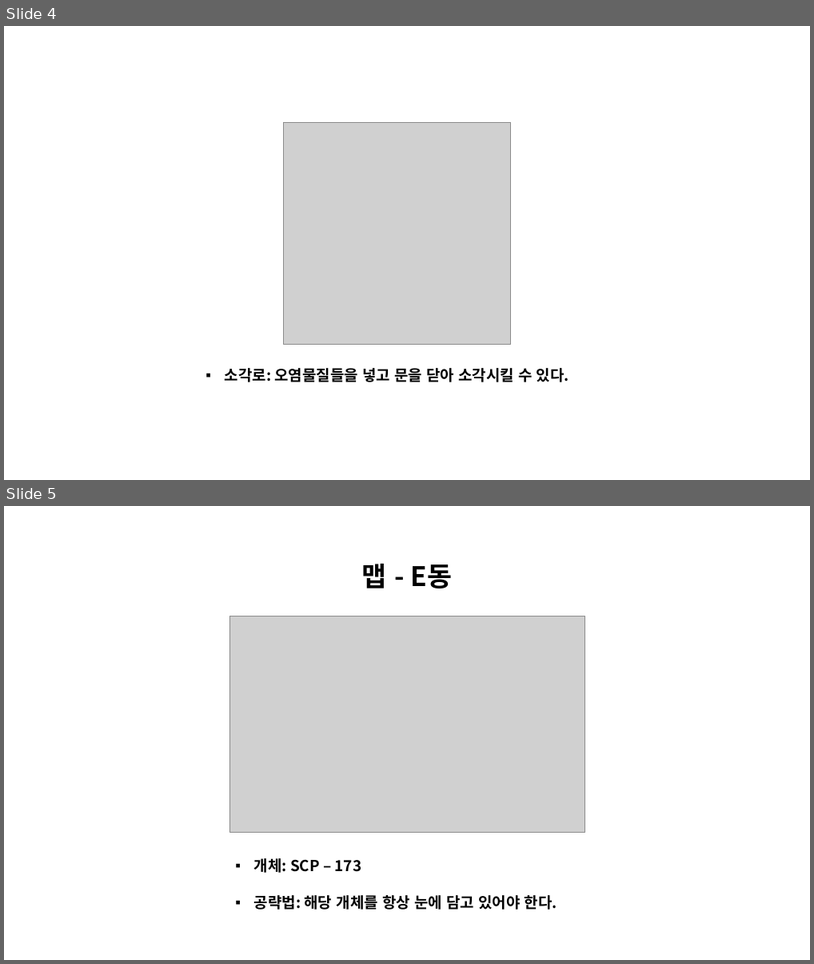
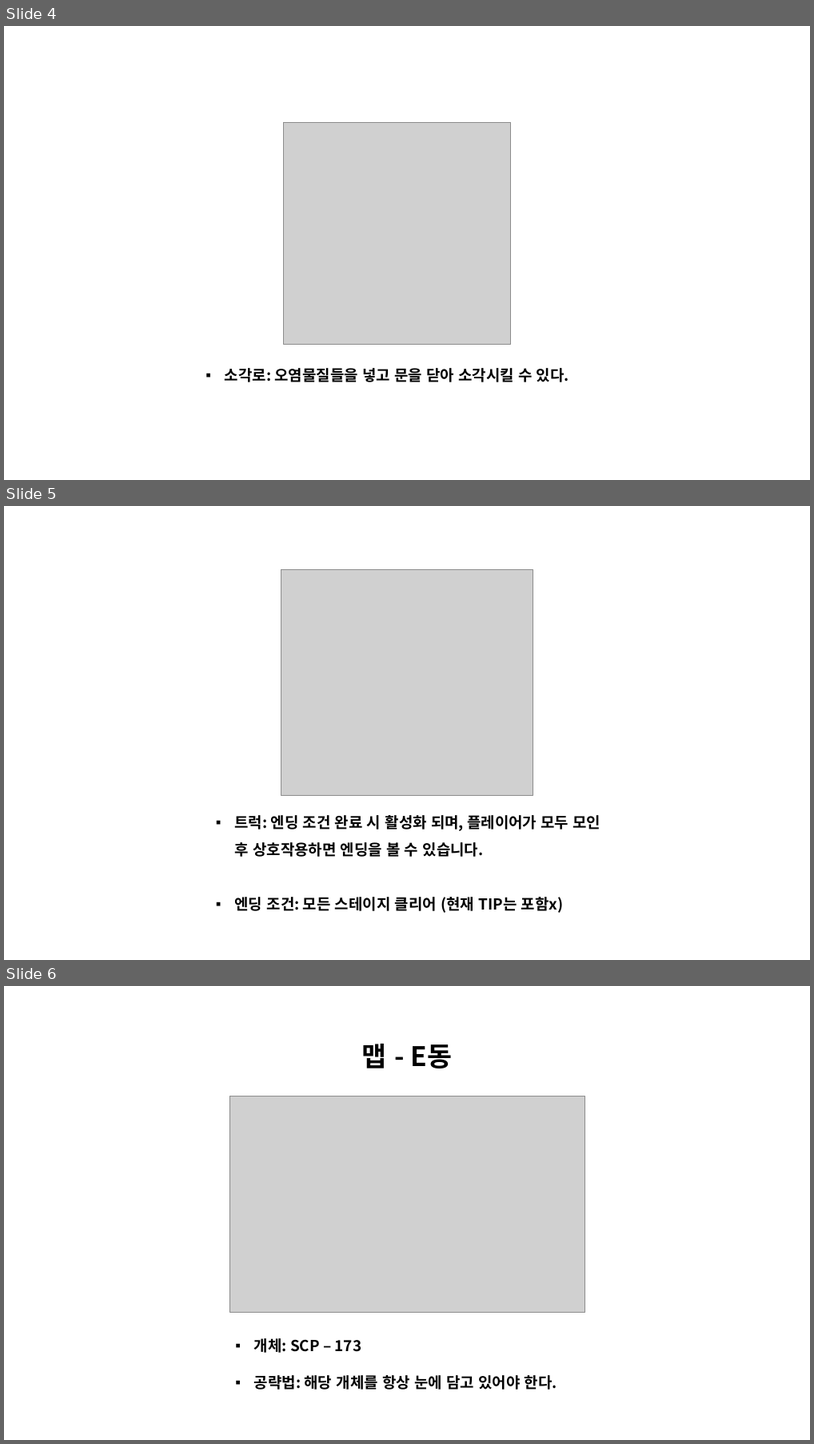
Before and after one commit to CrograNM/_CCD, a slide deck: 문서/CCD 설명서.pptx. Shown one above the other, each under a label of ours: slides 4 and 5 before the commit, slides 4, 5 and 6 after it. The pictures are 814x964 and 814x1444 pixels, drawn with LibreOffice and Linux fonts; fonts in the diff are those of the drawing; grey boxes stand for pictures; background and template pictures are left out. Boxes give left, top, right and bottom in pixels: in the first picture for what was removed or moved away, otherwise in the second. Text is boxed around its words. In the diff, an @@ line names an element or a change of style, - is before the commit and + after.

```diff
--- a/문서/CCD 설명서.pptx
+++ b/문서/CCD 설명서.pptx
@@ slide 5 added at (x1=4, y1=506, x2=810, y2=960), background picture (left out) @@
@@ picture added at (x1=282, y1=569, x2=534, y2=795) @@
@@ text added at (x1=235, y1=815, x2=602, y2=912), 18 pt, text #000000, bold @@
+▪ 트럭: 엔딩 조건 완료 시 활성화 되며, 플레이어가 모두 모인 후 상호작용하면 엔딩을 볼 수 있습니다.
+▪ 엔딩 조건: 모든 스테이지 클리어 (현재 TIP는 포함x)
@@ what was slide 5 is now slide 6 @@
```
Also in this commit, not shown: 1 other slide added.
